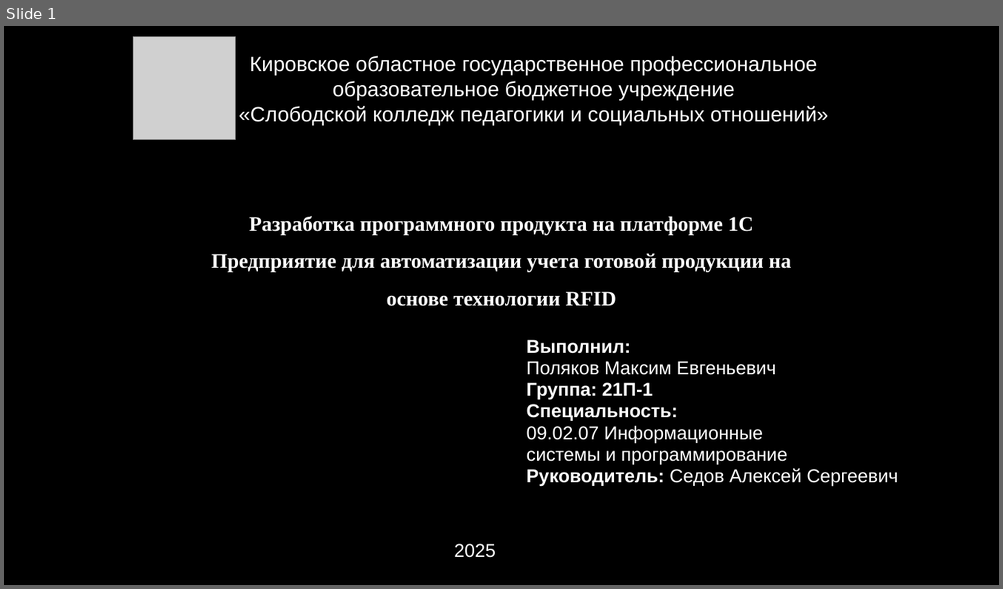
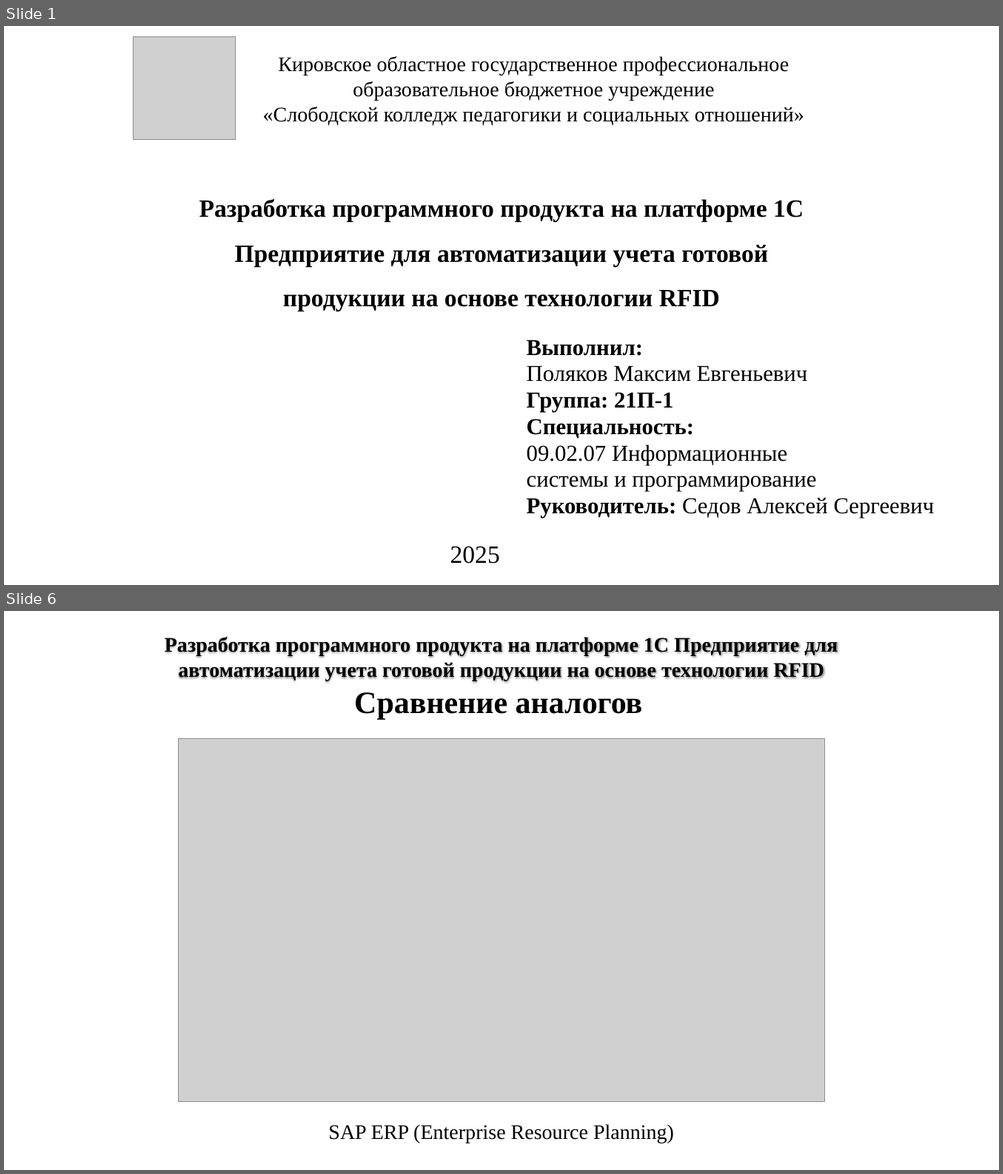
Before and after one commit to MaksimPoliackov/Diplom, a slide deck: Проект диплома.pptx. Shown one above the other, each under a label of ours: slide 1 before the commit, slides 1 and 6 after it; the slides between them are not shown. The pictures are 1003x589 and 1003x1174 pixels, drawn with LibreOffice and Linux fonts; fonts in the diff are those of the drawing; grey boxes stand for pictures; background and template pictures are left out. Boxes give left, top, right and bottom in pixels: in the first picture for what was removed or moved away, otherwise in the second. Text is boxed around its words. In the diff, an @@ line names an element or a change of style, - is before the commit and + after.

```diff
--- a/Проект диплома.pptx
+++ b/Проект диплома.pptx
@@ slide 6 added at (4, 611, 999, 1170), background #FFFFFF @@
@@ title added at (165, 637, 837, 681), 20 pt, text #000000, bold @@
+Разработка программного продукта на платформе 1С Предприятие для автоматизации учета готовой продукции на основе технологии RFID
@@ text added at (354, 692, 643, 719), 30 pt, text #000000, bold @@
+Сравнение аналогов
@@ picture added at (179, 738, 825, 1102) @@
@@ text added at (328, 1125, 674, 1144), 20 pt, text #000000 @@
+SAP ERP (Enterprise Resource Planning)
@@ slide 1 changed as well @@
@@ background picture (left out) to #FFFFFF @@
@@ text "Кировское областное государственное профессиональное образов ..." at (263, 56, 804, 125): font Arial to Times New Roman, text colour #FFFFFF to #000000 @@
@@ text "Разработка программного продукта на платформе ...": place and size @@
-text "Разработка программного продукта на платформе ..." at (211, 216, 791, 306)
+text "Разработка программного продукта на платформе ..." at (199, 199, 803, 312)
@@ text "Разработка программного продукта на платформе ..." at (199, 199, 803, 312): size 20 to 24 pt, text colour #FFFFFF to #000000 @@
@@ text "Выполнил:" at (526, 340, 934, 518): size 18 to 22 pt, font Arial to Times New Roman, text colour #FFFFFF to #000000 @@
@@ text "2025" at (450, 546, 500, 564): size 18 to 24 pt, font Arial to Times New Roman, text colour #FFFFFF to #000000; more space between paragraphs @@
```
Also in this commit, not shown: 4 other slides changed, 5 other slides added, 3 slides removed, 8 other files.
